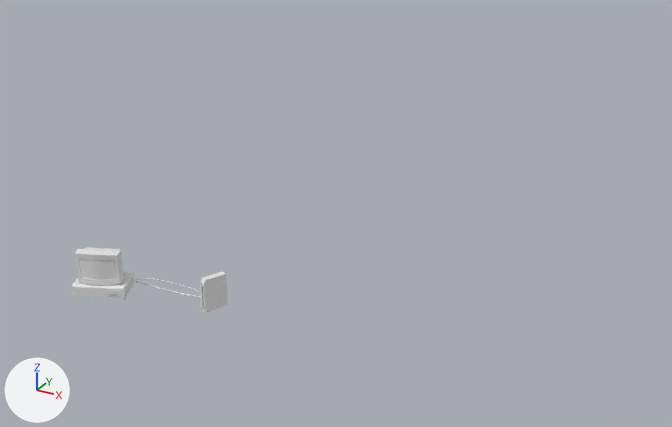
A saved change to the glTF model assets/Monitor/PC.glb.
Both versions are drawn from a 50 mm lens placed at (6.66, -7.29, 4.9), pointed at (2.4, 0.45, 1.03). Every picture has the same lights, and +X, +Y and +Z are marked at lower left. Where no turn or scale is listed for an object, it has been applied to the vertices. Vertices at the same position are counted once.

The scene before the commit, as lines of its bpy script (objects in view):
```python
me_cube_012 = bpy.data.meshes.new('Cube.012')
me_cube_012.from_pydata(...)  # 18 vertices, 16 faces; spans x -0.127..0.192, y -0.143..-0.006, z -0.112..0.112
me_cube_016 = bpy.data.meshes.new('Cube.016')
me_cube_016.from_pydata(...)  # 340 vertices, 676 faces; spans x -0.303..0.308, y -0.256..0.256, z -0.072..0.052
me_cube_017 = bpy.data.meshes.new('Cube.017')
me_cube_017.from_pydata(...)  # 64 vertices, 124 faces; spans x -0.166..0.269, y -0.256..0.144, z -0.172..0.172
me_cube_020 = bpy.data.meshes.new('Cube.020')
me_cube_020.from_pydata(...)  # 241 vertices, 476 faces; spans x -0.095..0.066, y -0.133..0.119, z -0.173..0.173
ob_cube_006 = bpy.data.objects.new('Cube.006', me_cube_012)
ob_cube_006.location = (0.623, -1.166, 0.708)
ob_cube_012 = bpy.data.objects.new('Cube.012', me_cube_016)
ob_cube_012.location = (0.609, -1.132, 0.492)
ob_cube_013 = bpy.data.objects.new('Cube.013', me_cube_017)
ob_cube_013.location = (0.582, -1.07, 0.716)
ob_cube_016 = bpy.data.objects.new('Cube.016', me_cube_020)
ob_cube_016.location = (1.795, -0.865, 0.576)
```
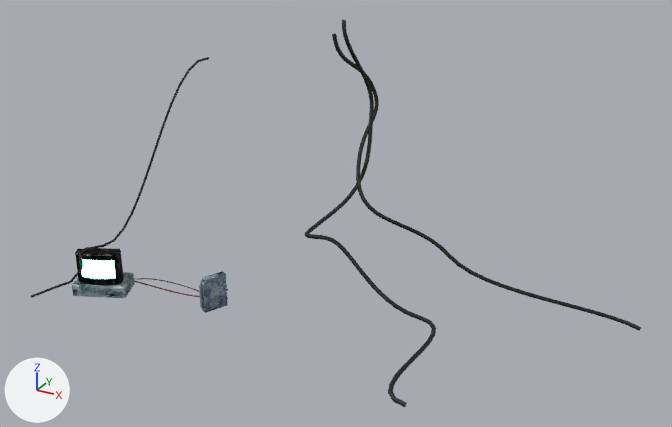
Edits to the bpy script that builds the scene:
```text
Add mat_material_027:
    mat_material_027 = bpy.data.materials.new('Material.027')
    # uses the picture img_untitled___копия___копия
Add mat_material_012:
    mat_material_012 = bpy.data.materials.new('Material.012')
    # uses the picture img_marbel2
Add mat_material_019:
    mat_material_019 = bpy.data.materials.new('Material.019')
    # uses the picture img_untitled
Add mat_material:
    mat_material = bpy.data.materials.new('Material')
    # uses the picture img_marble
Change me_cube_012:
    where me_cube_012.from_pydata(...)  # 18 vertices, 16 faces; spans x -0.127..0.192, y -0.143..-0.006, z -0.112..0.112
    add me_cube_012.materials.append(mat_material_017)  # black #000000
Change me_cube_016:
    remove me_cube_016.from_pydata(...)  # 340 vertices, 676 faces; spans x -0.303..0.308, y -0.256..0.256, z -0.072..0.052
    add me_cube_016.from_pydata(...)  # 338 vertices, 672 faces; spans x -0.303..0.308, y -0.256..0.256, z -0.072..0.052
    me_cube_016 part 1: 216 faces spanning x -0.303..0.308, y -0.256..0.256, z -0.072..0.052 switch from no material to mat_material_019
    me_cube_016 part 2: the surface is now shaded smooth
Change me_cube_017:
    remove me_cube_017.from_pydata(...)  # 64 vertices, 124 faces; spans x -0.166..0.269, y -0.256..0.144, z -0.172..0.172
    add me_cube_017.from_pydata(...)  # 72 vertices, 140 faces; spans x -0.166..0.265, y -0.253..0.144, z -0.172..0.172
    me_cube_017 part 3
    8 vertices are removed from x -0.121..0.269, y -0.256..-0.088, z -0.168..0.168
    32 faces are deleted
    16 vertices are added at x -0.126..0.265, y -0.253..-0.077, z -0.168..0.168
    48 new faces join them
    me_cube_017 part 4: 92 faces spanning x -0.166..0.237, y -0.242..0.144, z -0.172..0.172 switch from no material to mat_material_012
Change me_cube_020:
    remove me_cube_020.from_pydata(...)  # 241 vertices, 476 faces; spans x -0.095..0.066, y -0.133..0.119, z -0.173..0.173
    add me_cube_020.from_pydata(...)  # 147 vertices, 203 faces; spans x -0.095..0.066, y -0.133..0.119, z -0.173..0.173
    me_cube_020 part 5
    94 vertices are removed from x -0.08..-0.033, y -0.114..-0.074, z -0.149..0.095
    271 faces are deleted
    me_cube_020 part 6: 203 faces spanning x -0.095..0.066, y -0.133..0.119, z -0.173..0.173 switch from no material to mat_material_027
Add ob_beziercurve_006:
    ob_beziercurve_006 = bpy.data.objects.new('BezierCurve.006', me_beziercurve_006)  # 518 vertices, 1008 faces; spans x -0.33..0.64, y -0.81..1.06, z -1.14..0.98
    ob_beziercurve_006.location = (0.432, -0.834, 1.58)
Add ob_beziercurve_005:
    ob_beziercurve_005 = bpy.data.objects.new('BezierCurve.005', me_beziercurve_005)  # 854 vertices, 1680 faces; spans x 0.13..2.19, y -2.14..0.74, z -1.42..1.56
    ob_beziercurve_005.location = (1.554, 1.497, 1.14)
Add ob_beziercurve_004:
    ob_beziercurve_004 = bpy.data.objects.new('BezierCurve.004', me_beziercurve_004)  # 490 vertices, 960 faces; spans x -0.9..2.66, y -0.79..0.37, z -2.01..1.33
    ob_beziercurve_004.location = (2.562, 2.387, 1.251)
```

Pixel boxes [x1, y1, x2, y2] of what changed, in the pictures (672 x 427 px; the box of a moved part takes in the faces that stretch with it):
'BezierCurve.005', added: after [305, 20, 436, 407]
'BezierCurve.004', added: after [332, 34, 641, 331]
'BezierCurve.006', added: after [31, 57, 209, 298]
'Cube.006', recoloured: [79, 259, 116, 280] in both
part 1 of me_cube_016, recoloured: [72, 278, 135, 298] in both
part 3 of me_cube_017, moved or reshaped: before [75, 249, 124, 286]; after [75, 249, 124, 285]
part 4 of me_cube_017, recoloured: [79, 247, 120, 280] in both
part 5 of me_cube_020, deleted: before [201, 271, 225, 310]
part 6 of me_cube_020, recoloured (grey to blue): [200, 273, 228, 313] in both
